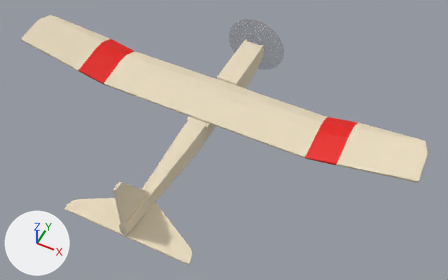
What one commit did to the glTF model Art/Aircraft/TinyTrainer/TinyTrainer.glb.
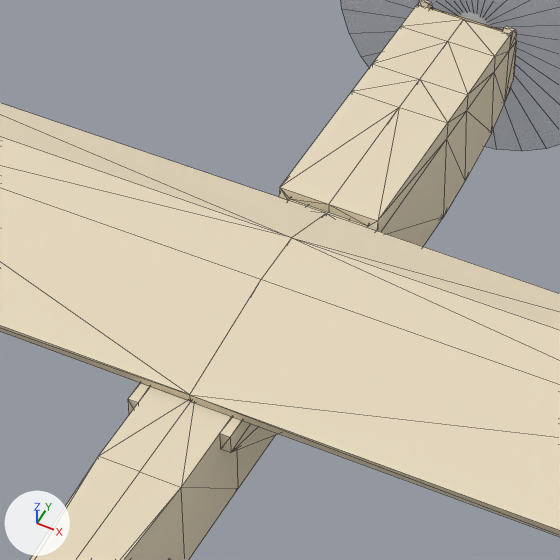
Each version appears first whole from a 50 mm camera at (0.465, -0.988, 0.975) aimed at (0.061, -0.18, -0.035), and next in a close-up on the part from 36% to 61% of the width and 14% to 54% of the height. The axes (+X, +Y, +Z) are drawn at lower left. The lights are the same throughout. The close-ups show mesh edges as thin lines. Where no turn or scale is listed for an object, it has been applied to the vertices.

Names of what the first close-up shows: 'InnerBody', 'NosePod', 'Propeller', 'Wing'.
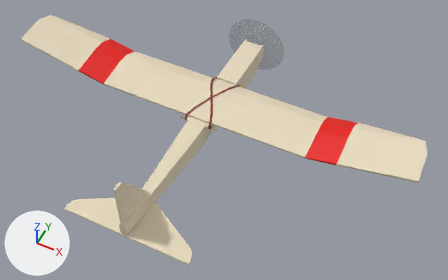
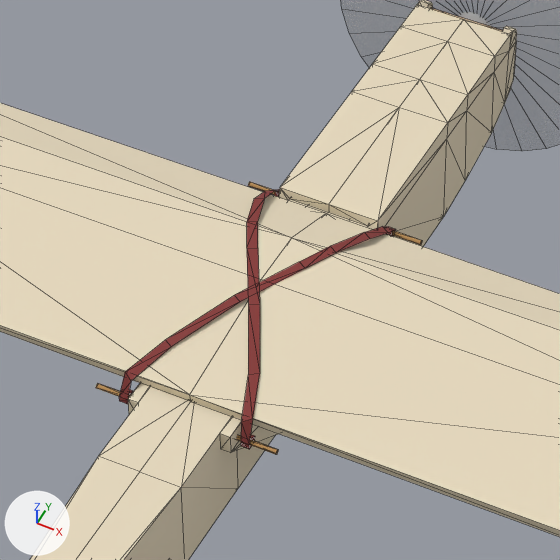
Commit message: Tweak tiny trainer

Boxes (x1, y1, x2, y2) around the edits, measured in the close-ups (560 x 560 px):
'WingRubberBand', added: after (119, 189, 396, 449)
'WingSkewers', added: after (96, 182, 422, 454)

What changed in the scene script:
```text
Add mat_red_rubber_band:
    mat_red_rubber_band = principled_material('Red Rubber Band')
    mat_red_rubber_band.base_color = (0.242, 0.0401, 0.0367)  # red #873836
    mat_red_rubber_band.roughness = 0.895
Add me_plane:
    me_plane.from_pydata(...)  # 64 vertices, 60 faces; spans x -0.032..0.032, y -0.0805..0.0692, z -0.0085..0.0161
    me_plane.materials.append(mat_red_rubber_band)  # red #873836
Add me_beziercurve_001:
    me_beziercurve_001.from_pydata(...)  # 24 vertices, 44 faces; spans x -0.0442..0.0442, y -0.1461..0.0015, z -0.0079..-0.0041
    me_beziercurve_001.materials.append(mat_wood)  # orange #bf9159
Add ob_wingrubberband:
    ob_wingrubberband = bpy.data.objects.new('WingRubberBand', me_plane)
    ob_wingrubberband.location = (0.0, -0.1056, 0.0)
Add ob_wingskewers:
    ob_wingskewers = bpy.data.objects.new('WingSkewers', me_beziercurve_001)
    ob_wingskewers.location = (0.0, -0.039, 0.0)
```
